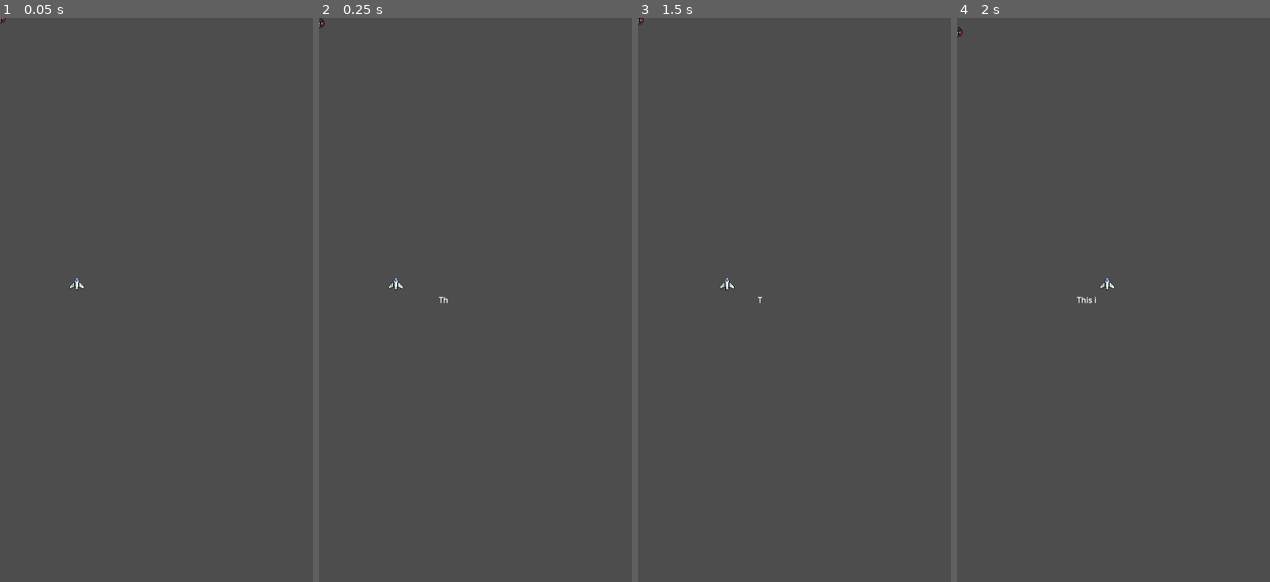
Above: before the commit, frames 1-4 (left to right).
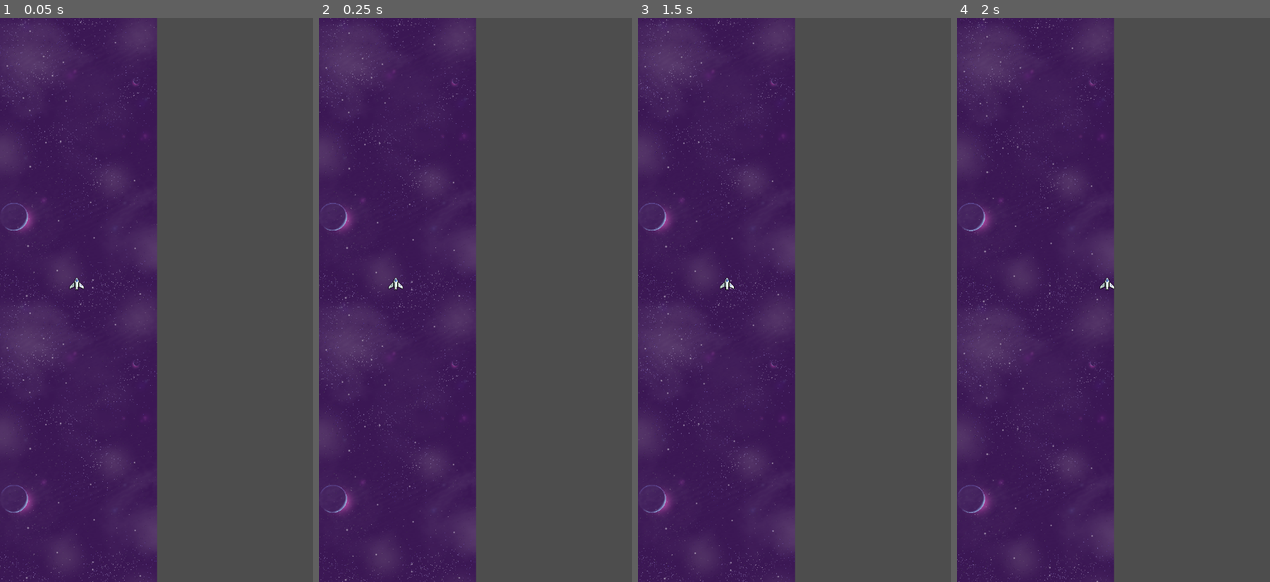
Above: after the commit, the same moments.

Repository: Sunny-Days-Ahead/Project-Iron
Game: Godot game, scene res://Scenes/Main.tscn
Same seed, same stepped clock (60 frames per second), same inputs: the game is played once before the commit and once after it.
Inputs:
- Up to frame 1 (0.05 s): no input
- Up to frame 2 (0.25 s): no input
- Up to frame 3 (1.5 s): tap Enter (ui_accept) at 0.5, 0.77 s; hold Space (shoot) 0.53-1.28 s; hold D (moveRight) from 0.53 s (still down); tap R at 1.35 s
- Up to frame 4 (2 s): keep holding D (moveRight); tap Enter (ui_accept) at 1.52 s

The runs differ from the first frame. In frame 1, 50% of the frame differs, in the area x 0-51%, y 0-100%; in frame 2, 50%; in frame 3, 50%; in frame 4, 50%.

Commit message:
Background Added to main

Diff:
--- a/Scenes/Levels/Stage1.tscn
+++ b/Scenes/Levels/Stage1.tscn
@@ -16,7 +16,6 @@
 curve = SubResource("Curve2D_yr0dh")
 
 [node name="pirate_spawn_1" type="Timer" parent="PirateSpawner"]
-wait_time = 5.0
 autostart = true
 
 [node name="PirateSpawnPoint" type="PathFollow2D" parent="PirateSpawner"]
@@ -25,5 +24,6 @@
 rotation = -0.0031446437
 
 [node name="Pirateb" parent="PirateSpawner" instance=ExtResource("2_yr0dh")]
+position = Vector2(136, -83)
 
 [connection signal="timeout" from="PirateSpawner/pirate_spawn_1" to="." method="_on_pirate_spawn_1_timeout"]
--- a/Scenes/Main.tscn
+++ b/Scenes/Main.tscn
@@ -2,11 +2,13 @@
 
 [ext_resource type="Script" uid="uid://dumngckmby8mo" path="res://Scenes/main.gd" id="1_kln2b"]
 [ext_resource type="PackedScene" uid="uid://sc7cdfed8olm" path="res://Scenes/Actors/Player.tscn" id="2_kln2b"]
-[ext_resource type="Script" uid="uid://cjk407wahqfjv" path="res://Components/SpeechLabel.gd" id="3_rgh2o"]
 [ext_resource type="AudioStream" uid="uid://c2lekl8la7mny" path="res://Assets/SFX/click1.ogg" id="4_pbw6q"]
+[ext_resource type="PackedScene" uid="uid://cq1mihhdvy4ge" path="res://Scenes/Other/scrolling_purple_space_background.tscn" id="4_rgh2o"]
 
 [node name="Main" type="Node"]
 script = ExtResource("1_kln2b")
+
+[node name="Scrolling Purple Space Background" parent="." instance=ExtResource("4_rgh2o")]
 
 [node name="Stage" type="Node" parent="."]
 unique_name_in_owner = true
@@ -20,26 +22,5 @@
 [node name="UI" type="Node" parent="."]
 unique_name_in_owner = true
 
-[node name="SpeechLabel" type="Label" parent="." node_paths=PackedStringArray("typeSound")]
-custom_minimum_size = Vector2(150, 32)
-anchors_preset = 8
-anchor_left = 0.5
-anchor_top = 0.5
-anchor_right = 0.5
-anchor_bottom = 0.5
-offset_left = -0.5
-offset_top = -11.5
-offset_right = 0.5
-offset_bottom = 11.5
-grow_horizontal = 2
-grow_vertical = 2
-vertical_alignment = 1
-autowrap_mode = 2
-script = ExtResource("3_rgh2o")
-dialogue = "This is some test
-Dialogue!"
-typeSound = NodePath("../AudioStreamPlayer")
-metadata/_custom_type_script = "uid://cjk407wahqfjv"
-
 [node name="AudioStreamPlayer" type="AudioStreamPlayer" parent="."]
 stream = ExtResource("4_pbw6q")
--- /dev/null
+++ b/Scenes/Other/scrolling_purple_space_background.tscn
@@ -0,0 +1,40 @@
+[gd_scene load_steps=4 format=3 uid="uid://cq1mihhdvy4ge"]
+
+[ext_resource type="Texture2D" uid="uid://1fksm0owuj2" path="res://Assets/Backgrounds/Purple/T_PurpleBackground_Version4_Layer1.png" id="1_2418x"]
+[ext_resource type="Texture2D" uid="uid://dh6kqdhlxkkwu" path="res://Assets/Backgrounds/Purple/T_PurpleBackground_Version4_Layer3.png" id="2_jxigk"]
+[ext_resource type="Texture2D" uid="uid://c0mdapnowqbqc" path="res://Assets/Backgrounds/Purple/T_PurpleBackground_Version4_Layer4.png" id="3_r37if"]
+
+[node name="Scrolling Purple Space Background" type="Node"]
+
+[node name="Background 1px" type="Parallax2D" parent="."]
+texture_filter = 1
+repeat_size = Vector2(0, 576)
+autoscroll = Vector2(0, 0.5)
+repeat_times = 5
+
+[node name="Sprite2D" type="Sprite2D" parent="Background 1px"]
+position = Vector2(160, 256)
+scale = Vector2(0.157, 0.157)
+texture = ExtResource("1_2418x")
+
+[node name="Layer 10px" type="Parallax2D" parent="."]
+texture_filter = 1
+repeat_size = Vector2(0, 576)
+autoscroll = Vector2(0, 10)
+repeat_times = 5
+
+[node name="Sprite2D" type="Sprite2D" parent="Layer 10px"]
+position = Vector2(160, 256)
+scale = Vector2(0.157, 0.157)
+texture = ExtResource("2_jxigk")
+
+[node name="Layer 20px" type="Parallax2D" parent="."]
+texture_filter = 1
+repeat_size = Vector2(0, 576)
+autoscroll = Vector2(0, 20)
+repeat_times = 5
+
+[node name="Sprite2D" type="Sprite2D" parent="Layer 20px"]
+position = Vector2(160, 256)
+scale = Vector2(0.157, 0.157)
+texture = ExtResource("3_r37if")
--- a/Scenes/main.gd
+++ b/Scenes/main.gd
@@ -11,7 +11,7 @@
 	# Start by loading Stage 1  (we will probably remove this later to start with nothing and load the main menu ui instead
 	change_stage("res://Scenes/Levels/Stage1.tscn")
 
-	$SpeechLabel.start()
+#	$SpeechLabel.start()
 
 func change_stage(new_stage_path : String) -> void:
 	# queue_free on all of the children inside of the Stage container
Binary file added: Assets/Backgrounds/Purple/T_PurpleBackground_Version1_Layer1.png
Not shown, added: Assets/Backgrounds/Purple/T_PurpleBackground_Version1_Layer1.png.import
Binary file added: Assets/Backgrounds/Purple/T_PurpleBackground_Version1_Layer2.png
Not shown, added: Assets/Backgrounds/Purple/T_PurpleBackground_Version1_Layer2.png.import
Binary file added: Assets/Backgrounds/Purple/T_PurpleBackground_Version1_Layer3.png
Not shown, added: Assets/Backgrounds/Purple/T_PurpleBackground_Version1_Layer3.png.import
Binary file added: Assets/Backgrounds/Purple/T_PurpleBackground_Version1_Layer4.png
Not shown, added: Assets/Backgrounds/Purple/T_PurpleBackground_Version1_Layer4.png.import
Binary file added: Assets/Backgrounds/Purple/T_PurpleBackground_Version2_Layer1.png
Not shown, added: Assets/Backgrounds/Purple/T_PurpleBackground_Version2_Layer1.png.import
Binary file added: Assets/Backgrounds/Purple/T_PurpleBackground_Version2_Layer2.png
Not shown, added: Assets/Backgrounds/Purple/T_PurpleBackground_Version2_Layer2.png.import
(and 22 more such lines)
